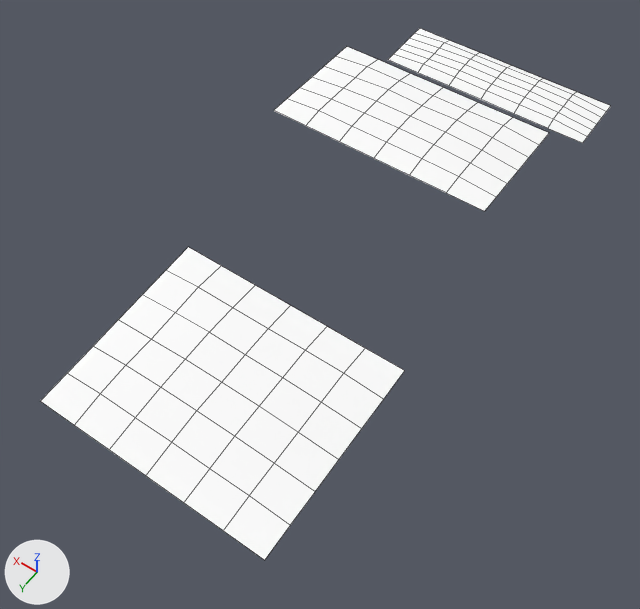
The OBJ model realweather/src/main/resources/assets/realweather/models/vehicle/sedan/cover.obj, before and after one commit.
One viewpoint serves both versions: a camera (50 mm lens) standing at (-2.01, 3.18, 5.09) and looking at (-0.07, 0.48, 0.83). Every picture has the same lights, and +X, +Y and +Z are marked at lower left. The picture after the commit comes second. Mesh edges are drawn as thin lines. Where no turn or scale is listed for an object, it has been applied to the vertices.

In view in the first picture: 'cover'.
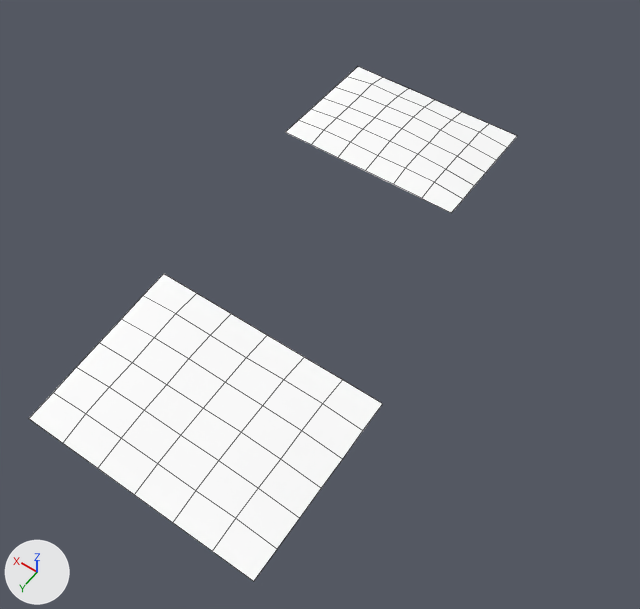
The change in detail:
me_cover is used by ob_cover; location (0.0, 0.0, 0.0).
me_cover had 147 vertices, 108 faces and spanned x -0.79..0.79, y -2.05..1.95, z 0.85..1.54.
me_cover now has 98 vertices, 72 faces and spans x -0.8..0.8, y -0.87..2.05, z 0.79..1.51.
me_cover part 1: the loose piece of 49 vertices spanning x -0.74..0.74, y -0.97..-0.17, z 1.5..1.54 is scaled about its middle by (0.788, 0.987, 0.915), then moved by (0.0, 0.09, -0.03).
me_cover part 2: the loose piece of 49 vertices spanning x -0.79..0.79, y 0.67..1.95, z 0.85..0.98 is scaled about its middle by (1.01, 0.898, 1.13), then moved by (0.0, 0.16, -0.05).
me_cover part 3: the loose piece of 49 vertices spanning x -0.79..0.79, y -2.05..-1.6, z 0.99..1.04 is deleted.

What differs and where, as boxes (x1, y1, x2, y2) in the pictures (640 x 609 px; the box of a moved part takes in the faces that stretch with it):
'cover', reshaped (14% narrower): before (41, 28, 610, 560); after (29, 67, 517, 581)
part 1 of me_cover, moved or reshaped: before (274, 47, 549, 211); after (286, 67, 517, 213)
part 2 of me_cover, moved or reshaped: before (41, 247, 404, 560); after (29, 274, 382, 581)
part 3 of me_cover, deleted: before (388, 28, 610, 143)
